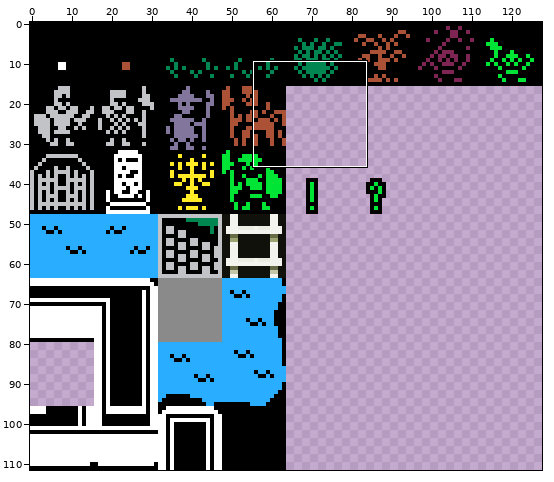
One commit to this sprite sheet: assets/roguelike_spritesheet_16x16.png. Above, an overview of the earlier version with the close-up marked.
Close-up. Before the edit:
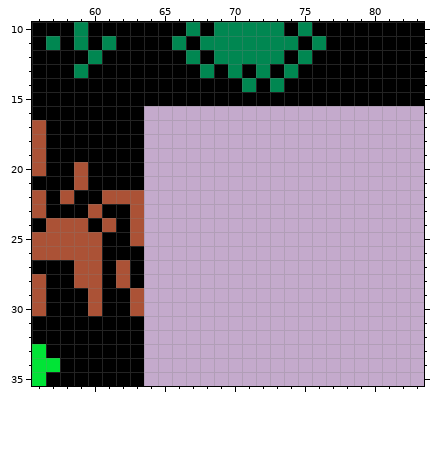
The file is 128x112 pixels. Shown: x 56..83, y 10..35.
Now the later version:
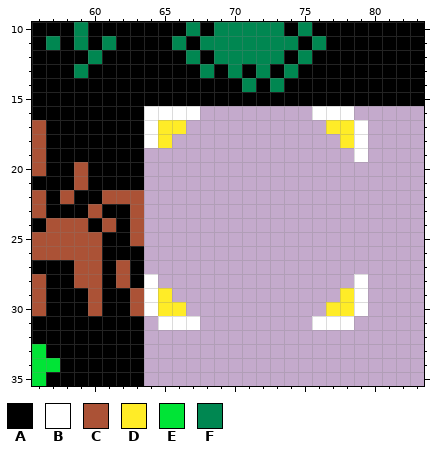
Palette (. is transparent): A #000000  B #ffffff  C #ab5236  D #ffec27  E #00e436  F #008751
Edits made:
y 16: x 64..67 .... -> BBBB; x 76..78 ... -> BBB
y 17: x 64..66 ... -> BDD; x 77..79 ... -> DDB
y 18: x 64..65 .. -> BD; x 78..79 .. -> DB
y 19: x 79 . -> B
y 28: x 64 . -> B; x 79 . -> B
y 29: x 64..65 .. -> BD; x 78..79 .. -> DB
y 30: x 64..66 ... -> BDD; x 77..79 ... -> DDB
y 31: x 65..67 ... -> BBB; x 76..78 ... -> BBB
Where, in picture pixels (left, top, right, bottom), the same in both close-ups:
added: (144, 106, 200, 148)
added: (312, 106, 368, 162)
added: (144, 274, 200, 330)
added: (312, 274, 368, 330)
